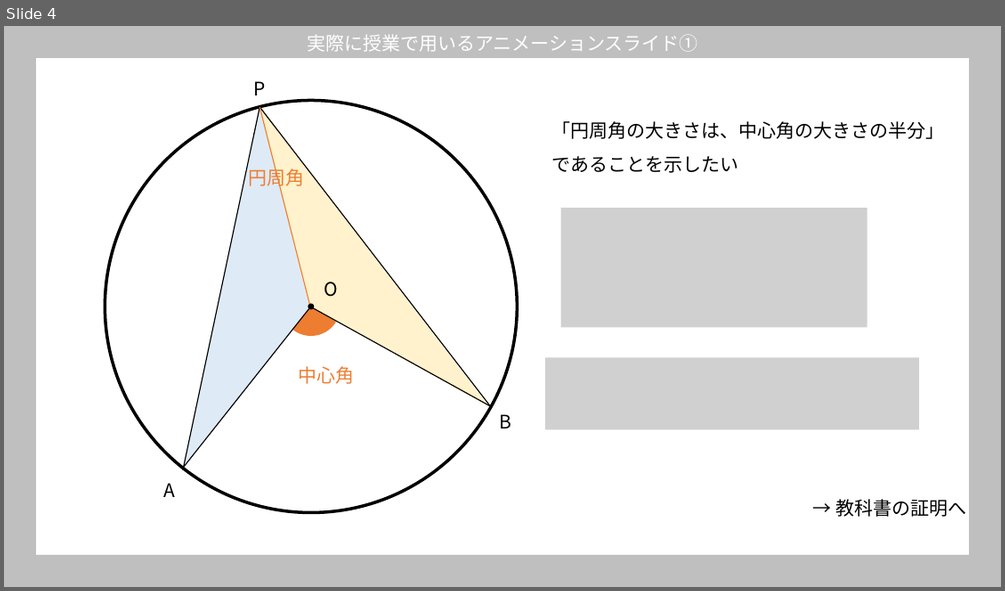
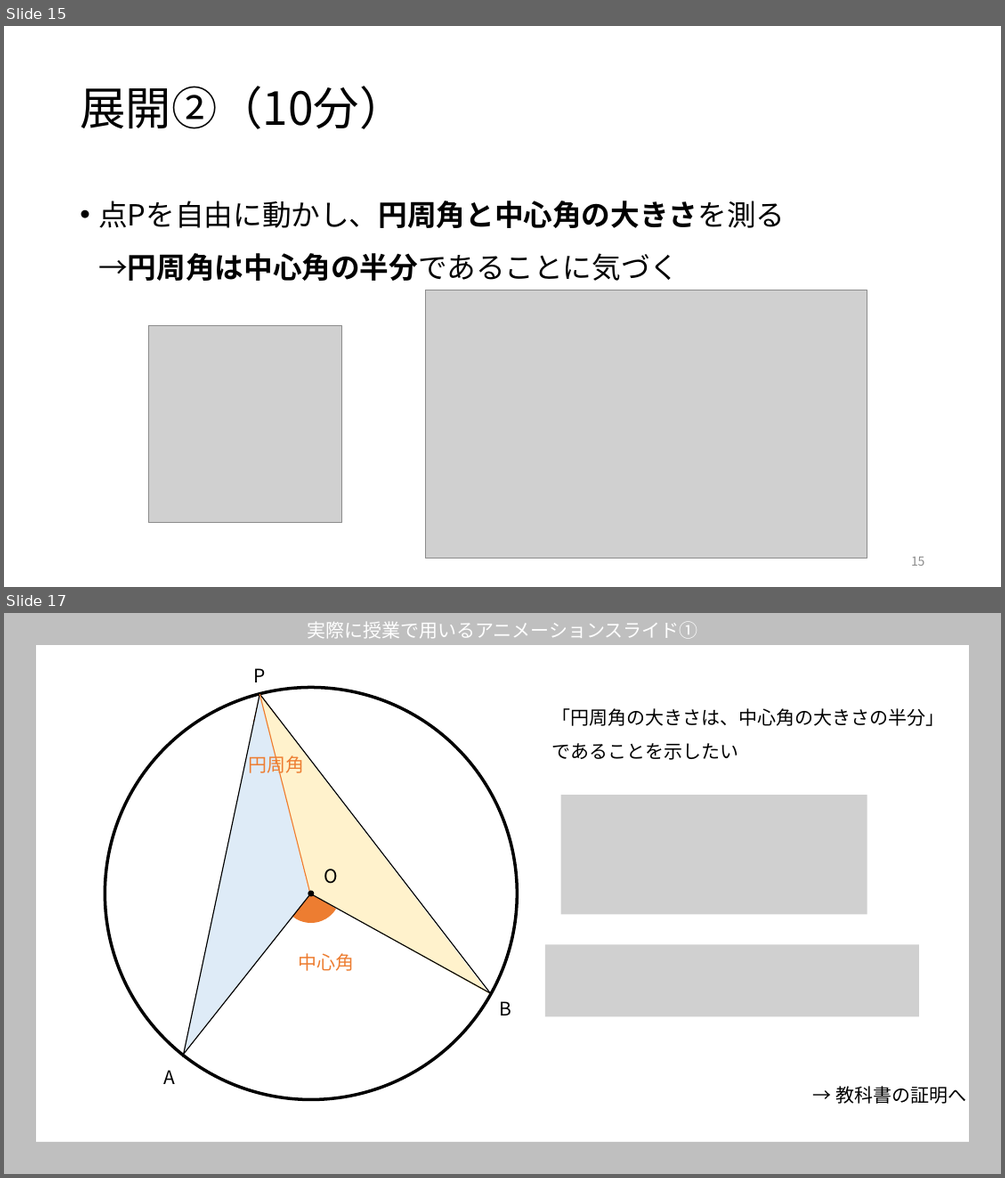
Before and after one commit to ogata222/ogata222.github.io, a slide deck: 円周角の定理_発表会用授業イメージ説明.pptx. Shown one above the other, each under a label of ours: slide 4 before the commit, slides 15 and 17 after it; the slides between them are not shown. The pictures are 1005x591 and 1005x1178 pixels, drawn with LibreOffice and Linux fonts; fonts in the diff are those of the drawing; grey boxes stand for pictures. Boxes give left, top, right and bottom in pixels: in the first picture for what was removed or moved away, otherwise in the second. Text is boxed around its words. In the diff, an @@ line names an element or a change of style, - is before the commit and + after.

```diff
--- a/円周角の定理_発表会用授業イメージ説明.pptx
+++ b/円周角の定理_発表会用授業イメージ説明.pptx
@@ slide 15 added at [4,26,1001,587], background #FFFFFF @@
@@ title added at [80,86,404,129], 44 pt, text #000000 @@
+展開②（10分）
@@ text added at [98,200,785,281], 28 pt, text #000000 @@
+• 点Pを自由に動かし、円周角と中心角の大きさを測る
+  →円周角は中心角の半分であることに気づく
@@ picture added at [425,290,867,557] @@
@@ picture added at [148,325,341,523] @@
@@ page number added at [911,556,925,565], 12 pt, text #8C8C8C @@
+15
@@ what was slide 4 is now slide 17 @@
```
Also in this commit, not shown: 3 slides changed, 15 other slides added, 4 slides removed.
